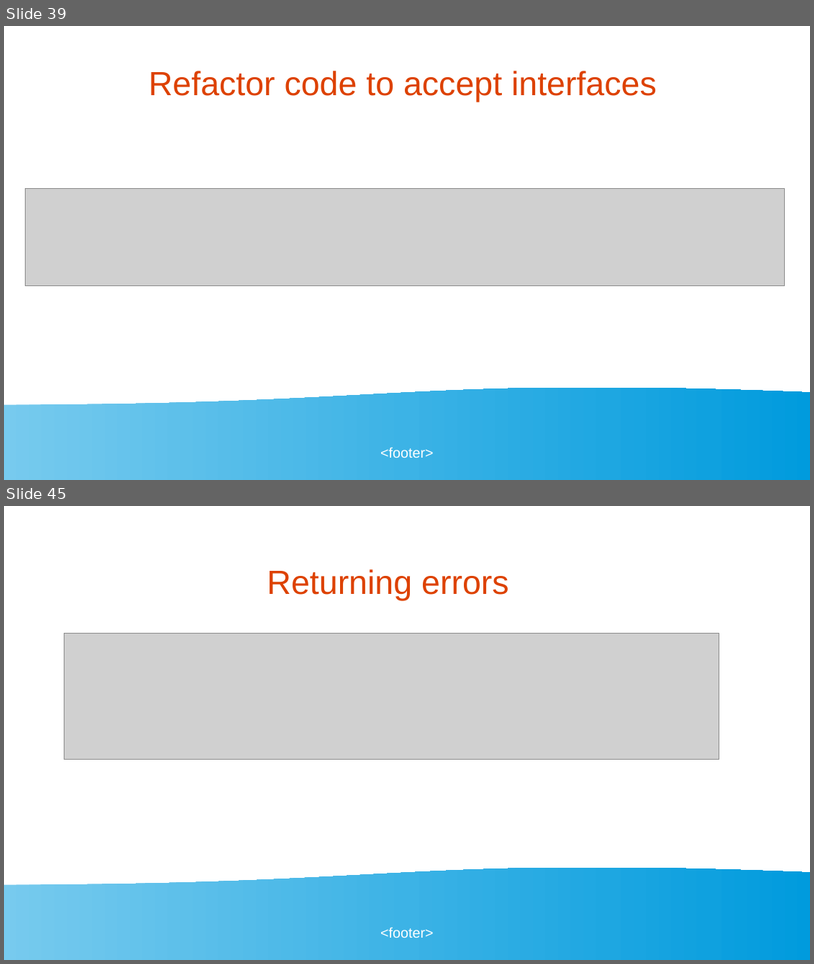
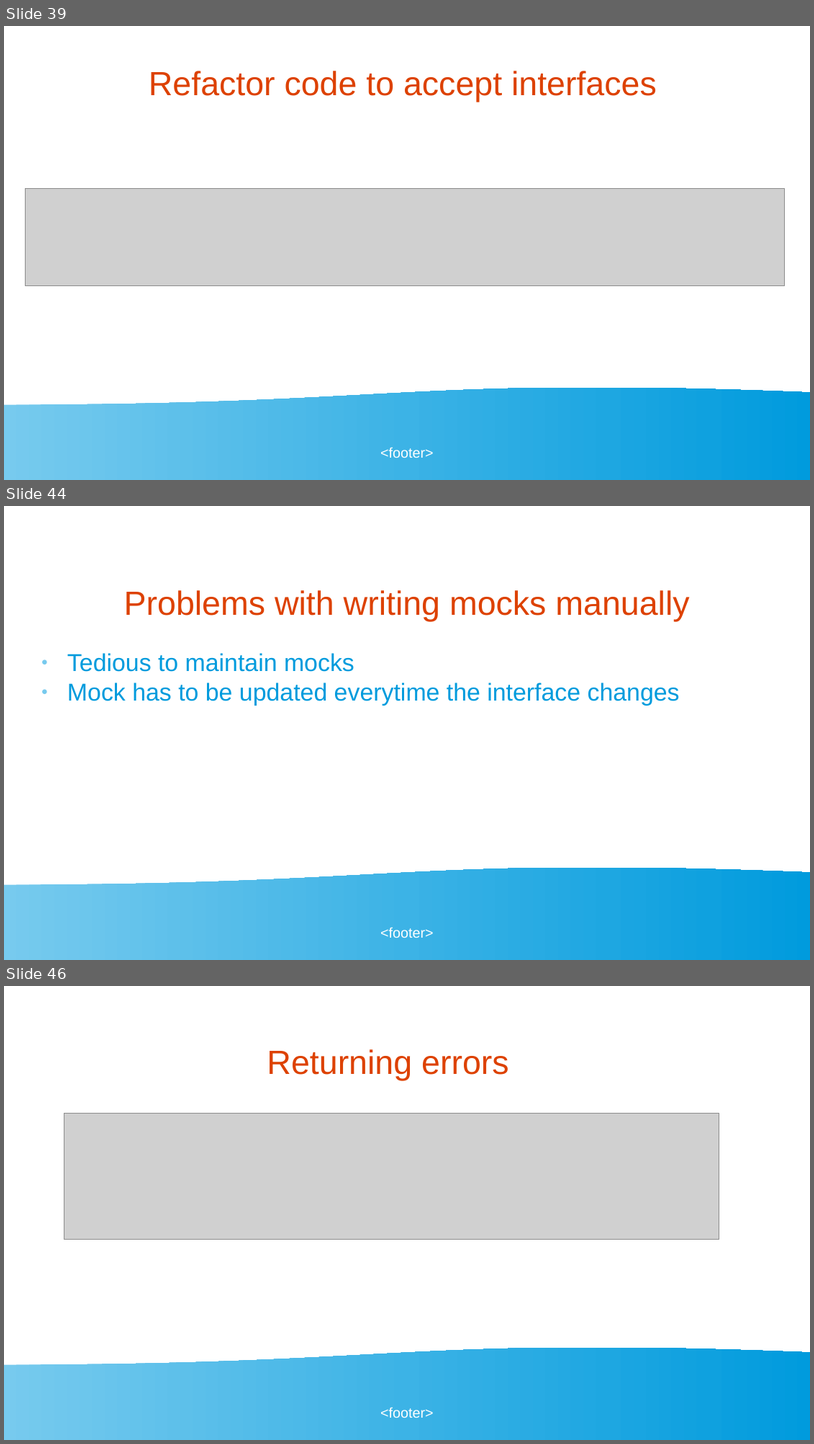
Before and after one commit to golangbot/gophercon-uk-2025-talk, a slide deck: Presentation.odp. Shown one above the other, each under a label of ours: slides 39 and 45 before the commit, slides 39, 44 and 46 after it; the slides between them are not shown. The pictures are 814x964 and 814x1444 pixels, drawn with LibreOffice and Linux fonts; fonts in the diff are those of the drawing; grey boxes stand for pictures. Boxes give left, top, right and bottom in pixels: in the first picture for what was removed or moved away, otherwise in the second. Text is boxed around its words. In the diff, an @@ line names an element or a change of style, - is before the commit and + after.

```diff
--- a/Presentation.odp
+++ b/Presentation.odp
@@ slide 44 added at (4,506,810,960), background #FFFFFF; not listed: 2 template elements that a slide beside it also shows @@
@@ title added at (124,590,689,621), 33 pt, text #DD4100 @@
+Problems with writing mocks manually
@@ text added at (67,653,680,705), 24 pt, text #009BDD @@
+● Tedious to maintain mocks
+● Mock has to be updated everytime the interface changes
@@ what was slide 45 is now slide 46 @@
```
Also in this commit, not shown: 4 slides changed, 1 other slide added, 1 slide removed, 1 other file.
